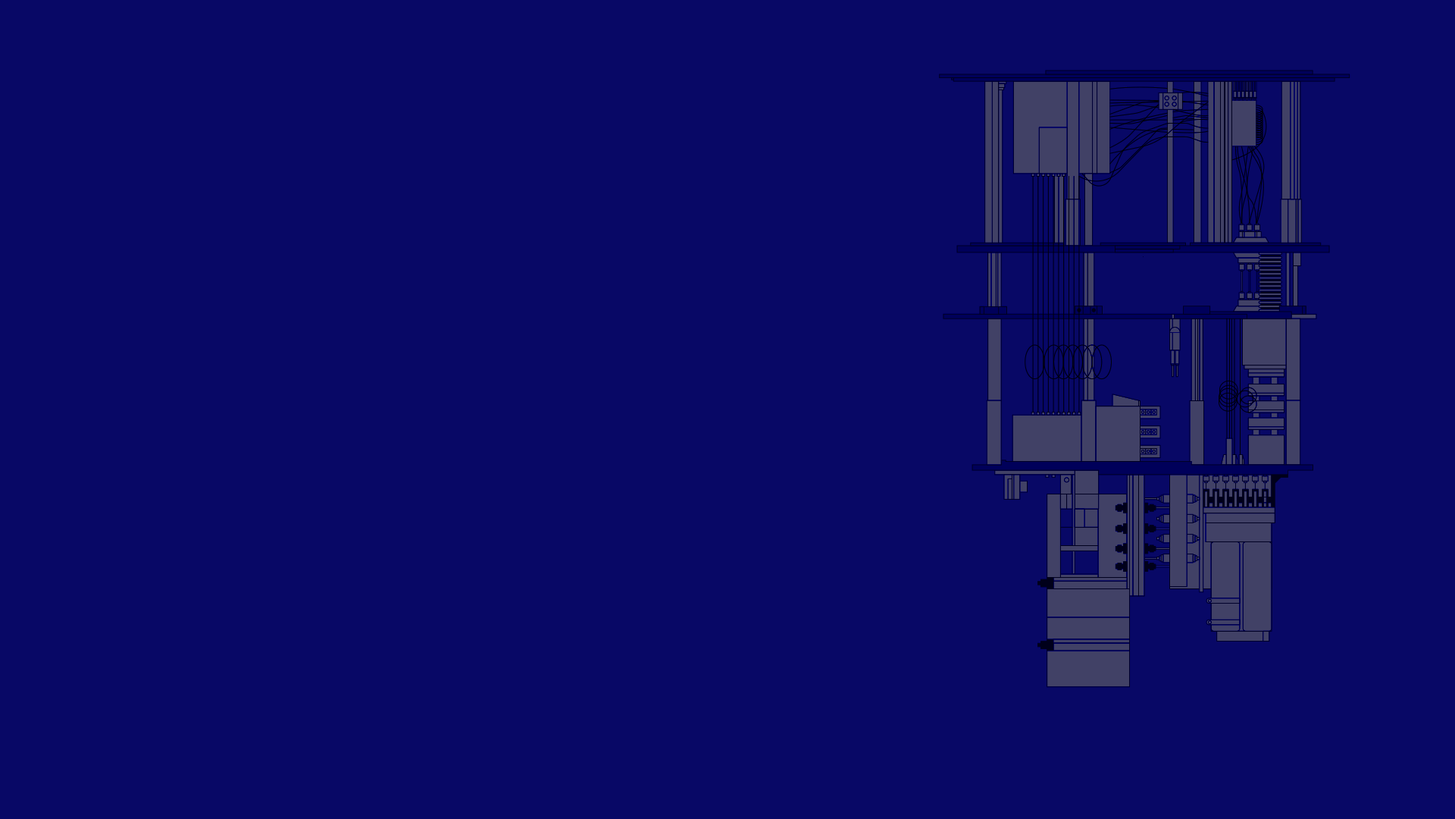
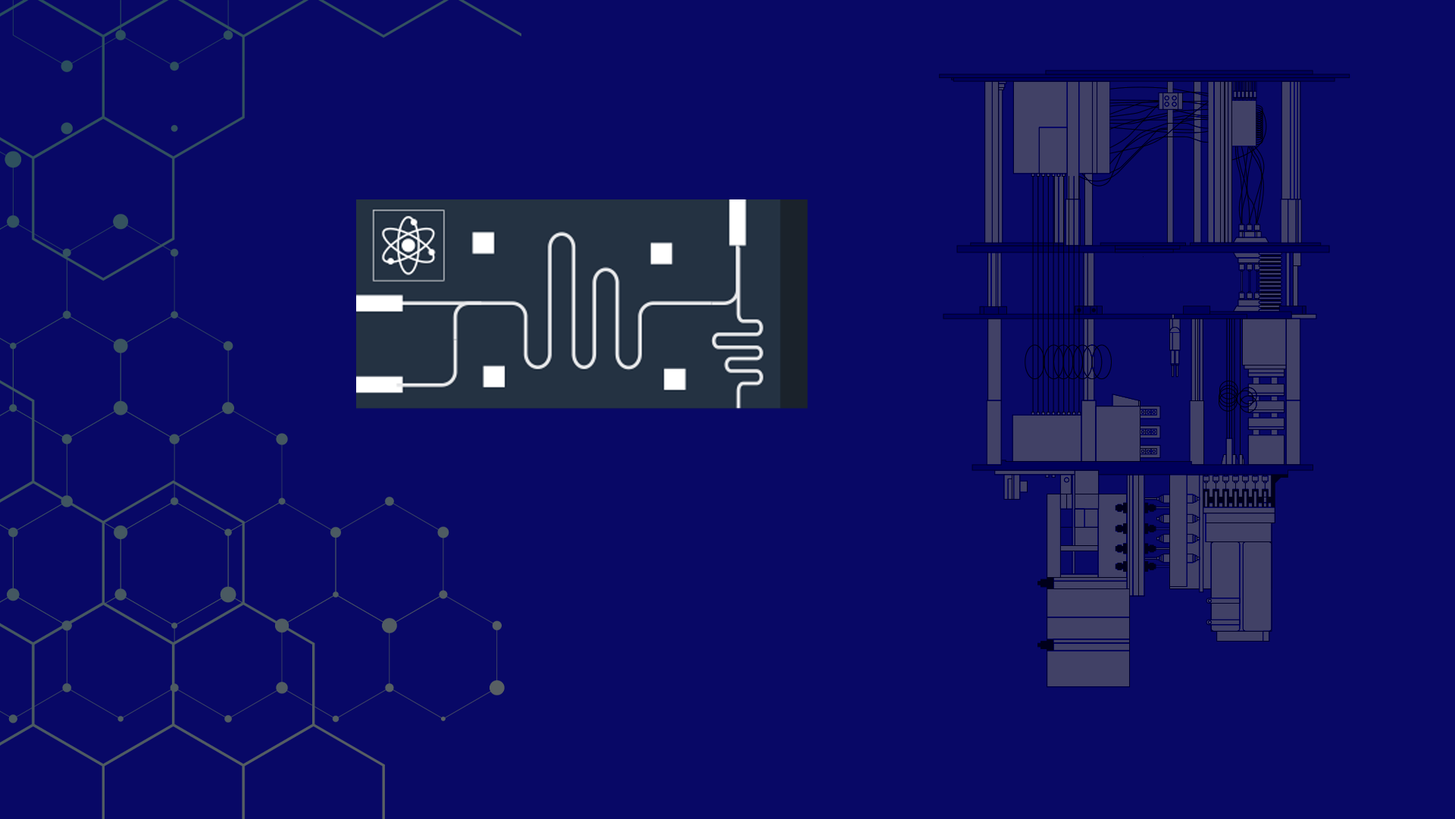
Revision of a layered 1455px x 819px image; what changed, layer by layer:
added layer "Layer 4" above "Layer 3" over <box>356,199,809,410</box>
added layer "Layer 2" above "Layer 1" over <box>0,0,522,819</box>
